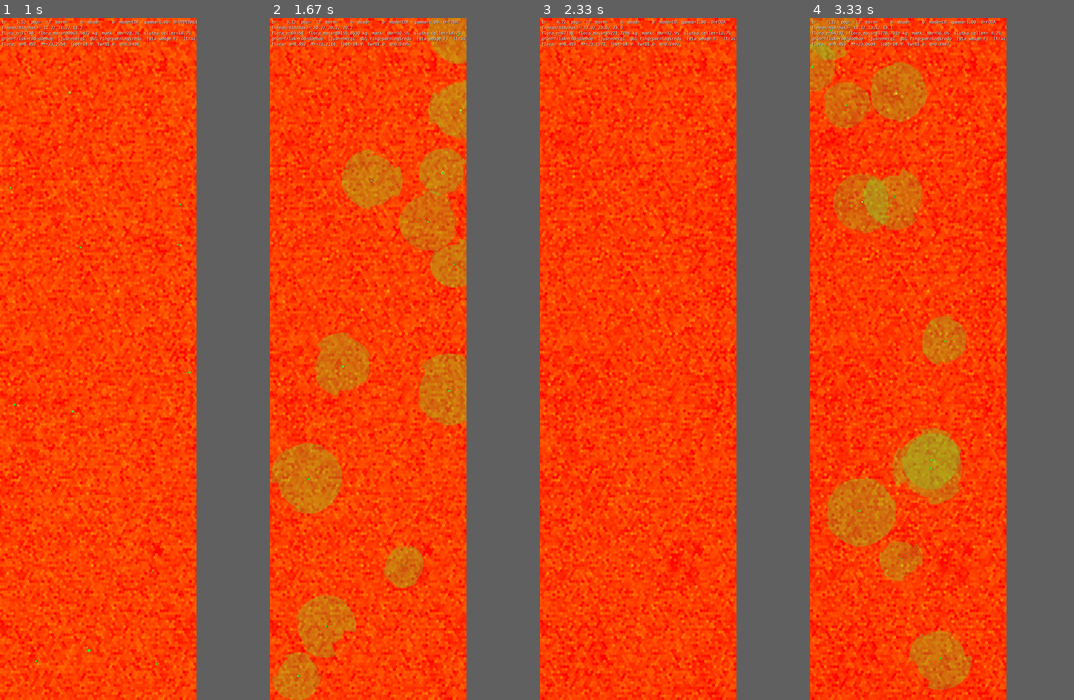
Above: before the commit, frames 1-4 (left to right).
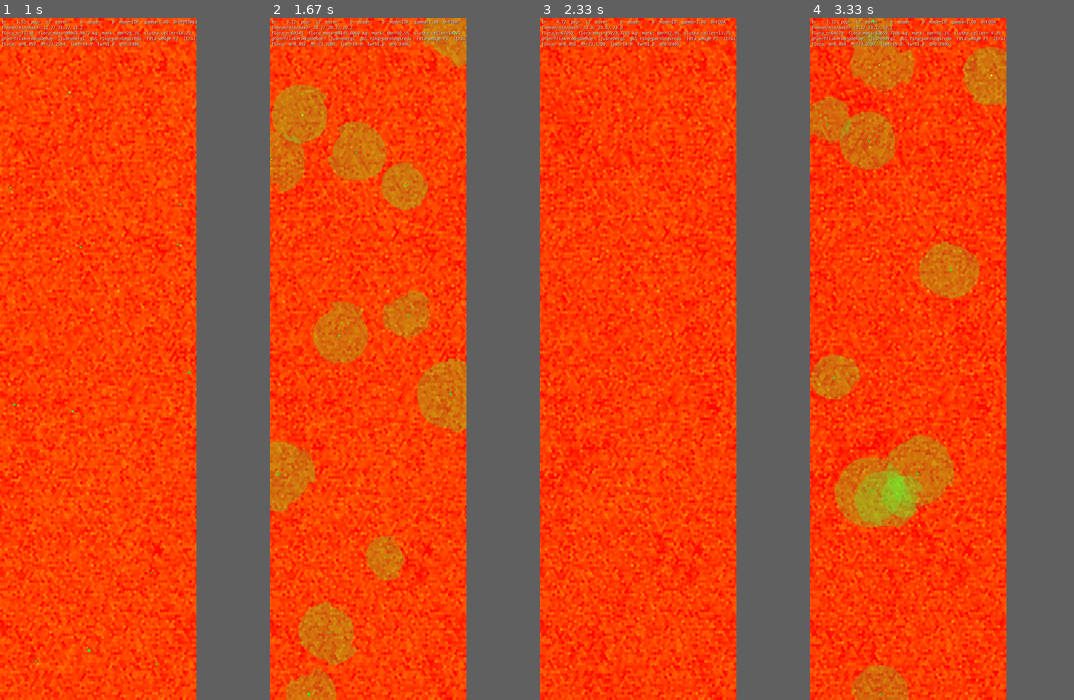
Above: after the commit, the same moments.

Repository: JoakimStorck/nep-process
Game: pygame game, started from nep_gui_launcher.py
The game is run twice, just before and just after one commit, with the same random seed, the same clock (stepped at 60 frames per second) and the same inputs.
Inputs (mouse positions are in pixels of both pictures, inside the frame that each line leads up to):
- Up to frame 1 (1 s): click "START" at 0.38 s; hold D from 0.67 s (still down); move the mouse to (145, 461) at 0.7 s
- Up to frame 2 (1.67 s): release D at 1.13 s; hold W 1.17-1.47 s; move the mouse to (436, 440) at 1.2 s; tap Space at 1.23, 1.57 s; hold D from 1.5 s (still down); move the mouse to (296, 372) at 1.53 s
- Up to frame 3 (2.33 s): tap Space at 1.87, 2.07 s; release D at 1.97 s; hold A from 2 s (still down); move the mouse to (600, 113) at 2.03 s; tap 1 at 2.15 s
- Up to frame 4 (3.33 s): tap Space at 2.37, 2.63, 2.93, 3.07 s; release A at 2.53 s; hold A 2.57-2.97 s; move the mouse to (960, 365) at 2.6 s; hold W from 3 s (still down); move the mouse to (931, 338) at 3.03 s

Frame 1 is identical in both runs. In frame 2, 16% of the frame differs, in the area x 0-75%, y 0-100%; in frame 3, 3.9%; in frame 4, 26%.

Commit message:
0178: avsvalningen härleds, och partnerns spärr tas bort
`repro_cooldown_s = 8,0` månader bar tre olika storheter:

  ålder vid könsmognad, satt på den nyfödda. Den band mot `A_mature`, som
  spänner 5–20 månader, så den nedre delen av den ärftliga mognadsaxeln var död
  — arton procent bar ett värde under åtta och mognade vid åtta ändå.

  intervall mellan kullar, satt på den dräktiga föräldern vid födsel.

  återhämtning efter parning, satt på den andra föräldern.

Dräktigheten är redan härledd, `child_M / gestation_growth_kg_per_s`, så
avsvalningen behöver ingen egen tidsskala. Den blir dräktighet plus laktation,
med laktationen som en multipel av dräktigheten (`lactation_k = 1,0`).

    child_M      dräktighet   avsvalning    (var 8,00 för alla)
    0,16 kg          1,88        3,76
    0,28 kg          3,29        6,59
    0,40 kg          4,71        9,41

Avsvalningen blir därmed en funktion av ungens storlek, som är ärftlig: vid
child_M = 0,40 är den längre än den gamla konstanten. `child_M` går från ren
kostnad till axel med två sidor. Nyfödda får ingen avsvalning alls; `A_mature`
är ensam mognadsgrind.

Partnerns avsvalning togs bort helt, och det var den tyngsta ändringen. Den bär
inget foster och ammar inte; dess kostnad är energin — fem procent av energitaket
— och den är redan tagen. Följden var värre än den såg ut: parning kräver att två
samtidigt är klara, så att låsa båda parterna kvadrerar effekten.

Uppmätt i liten6, 400 tick, tre frön:

                            bestånd      födslar   parningar
    0177                    42 39 38      8  3  3   8  3  5
    0178 med partnerlås     38 43 39      7  5  4   9  6  4
    0178 utan partnerlås    49 45 45     14  8 10  15  9 10

Födslarna mer än fördubblades och beståndet växte över utgångsläget i samtliga
frön. Kvoten födslar mot dödsfall gick från omkring 0,3 till över 2.

En ny väg ut har öppnats och ska mätas. Bäraren väljs på massa — den tyngre bär
— vilket är rimligt utan kön men blir en strategi när partnern inte låses: ett
djur som håller sig lätt hamnar alltid i partnerrollen, för sina gener vidare för
fem procent av energitaket, och blir aldrig dräktigt. Selektionen mot `M_target`
är något att mäta. Ett villkor som beror på kondition i stället för på ärftlig
massa skulle stänga vägen; det är ett eget beslut.

Fönstret är fortfarande två till tre kullar per liv à en unge.

Diff:
--- a/agent.py
+++ b/agent.py
@@ -590,7 +590,38 @@
     # ------------------------
     # Reproduction (Population)
     # ------------------------
+    # **Avsvalningen härleds nu; se `Population._avsvalning`.** Konstanten är
+    # kvar bara som golv och som av-brytare för scenarier som vill låsa den.
+    #
+    # Den var 8,0 månader — 244 dygn — och bar **tre olika storheter**:
+    #
+    #   *ålder vid könsmognad*, satt på den nyfödda. Den band mot `A_mature`,
+    #   som spänner 5–20 månader, så **hela den nedre halvan av den ärftliga
+    #   mognadsaxeln var död**: ett genotypiskt värde på 5 gav mognad vid 8 ändå.
+    #
+    #   *intervall mellan kullar*, satt på den dräktiga föräldern vid födsel.
+    #   Dräktighet plus laktation för en tvåkilos kropp är två till tre månader,
+    #   inte åtta.
+    #
+    #   *återhämtning efter parning*, satt på den andra föräldern. Åtta månader
+    #   för en part som inte bär fostret har ingen fysiologisk motsvarighet.
+    #
+    # Följden var ett demografiskt tak: med en livslängd på trettio månader och
+    # mognad vid åtta blev fönstret 10–25 reproduktiva månader, alltså **en till
+    # tre kullar per liv à en unge**. Uppmätt uppnåddes 0,25 avkommor per
+    # individ mot 1,0 som krävs för att hålla ett bestånd — tre fjärdedelar
+    # förlorade per generation, i varje version vi kört.
     repro_cooldown_s: float = 8.0
+
+    # Laktationens längd som multipel av dräktighetens. För små däggdjur ligger
+    # de två i samma storleksordning; 1,0 är den utgångspunkten.
+    #
+    # Dräktigheten är redan en härledd storhet i modellen —
+    # `child_M / gestation_growth_kg_per_s` — så avsvalningen behöver ingen egen
+    # tidsskala. Den blir en följd av hur stor unge föräldern bygger, vilket är
+    # ärftligt via `child_M`, och därmed en verklig avvägning: en större unge
+    # kostar inte bara massa utan också tid.
+    lactation_k: float = 1.0
 
     # **Motivationens tidskonstant, i månader.** Skild från avsvalningstiden
     # ovan, som den tidigare lånade.
--- a/population.py
+++ b/population.py
@@ -1085,6 +1085,27 @@
         d = 2.0 * math.pi * (frac - 0.25 - _bp)
         return math.exp(k * (math.cos(d) - 1.0)) >= 0.5
 
+    def _avsvalning(self, ag) -> float:
+        """
+        Avsvalningstiden i månader: dräktighet plus laktation.
+
+        Dräktigheten är redan härledd — `child_M / gestation_growth_kg_per_s` —
+        så tiden behöver ingen egen konstant. Laktationen läggs till som en
+        multipel av dräktigheten; se `AgentParams.lactation_k`.
+
+        Det gör avsvalningen till en **följd av ungens storlek**, som är
+        ärftlig. En förälder som bygger en stor unge betalar inte bara i massa
+        utan också i tid, och det är den avvägningen som gör `child_M` till en
+        verklig axel i stället för en ren kostnad.
+
+        Se `AgentParams.repro_cooldown_s` för de tre storheter det gamla talet
+        bar och varför de skiljs åt.
+        """
+        cm = max(1e-6, float(getattr(ag.pheno, "child_M", 0.2)))
+        rate = max(1e-9, float(ag.AP.gestation_growth_kg_per_s))
+        drakt = cm / rate
+        return float(drakt * (1.0 + max(0.0, float(ag.AP.lactation_k))))
+
     def _mating_mode_slot(self, slot: int) -> bool:
         """
         Mjuk store-baserad signal för mating-orienterat beteende.
@@ -1199,7 +1220,10 @@
         self.store.age[store_slot] = np.float32(0.0)
         self._slot_to_agent[int(store_slot)] = child
 
-        self.store.repro_cd[store_slot] = np.float32(float(self.AP.repro_cooldown_s))
+        # **Ingen avsvalning på en nyfödd.** Mognaden är `A_mature`, en ärftlig
+        # egenskap som spänner 5–20 månader; en avsvalning på 8 band mot den och
+        # dödade axelns nedre halva. Se `AgentParams.repro_cooldown_s`.
+        self.store.repro_cd[store_slot] = np.float32(0.0)
         self.store.gestating[store_slot] = False
         self.store.gest_M[store_slot] = np.float32(0.0)
         self.store.gest_E_J[store_slot] = np.float32(0.0)
@@ -1263,6 +1287,17 @@
             if self.rng.random() > compat:
                 return
 
+        # Den tyngre bär fostret. Regeln är rimlig i en modell utan kön — den
+        # som bäst orkar bära gör det — men den blir **en väg ut ur
+        # reproduktionens kostnad** nu när partnern inte längre låses: ett djur
+        # som håller sig lätt hamnar alltid i partnerrollen, för sina gener
+        # vidare för priset av fem procent av energitaket, och blir aldrig
+        # dräktigt.
+        #
+        # Selektionen mot `M_target` är därmed något att mäta och inte att anta.
+        # Ett villkor som beror på **kondition** i stället för på ärftlig massa
+        # skulle stänga vägen, eftersom kondition fluktuerar och inte går att
+        # ärva sig fri från. Se `TODO.md`.
         if best.body.M > agent.body.M:
             bearer, partner = best, agent
         else:
@@ -1277,12 +1312,20 @@
         if b_slot >= 0:
             self._write_gestation_to_store(b_slot, bearer)
 
+        # **Partnern får ingen avsvalning.** Den bär inget foster och ammar
+        # inte, så det finns ingen fysiologisk motsvarighet till en spärr på
+        # månader — den som inte är dräktig kan para sig igen så snart den vill.
+        # Dess kostnad är energin nedan, och den är redan tagen.
+        #
+        # Den låg tidigare på åtta månader, alltså samma tal som den dräktiga
+        # förälderns. Följden var att **båda parterna låstes ute** vid varje
+        # parning, och eftersom parningen kräver att två samtidigt är klara
+        # kvadrerades effekten på hur ofta det kan ske.
         mating_cost = 0.05 * partner.body.E_cap()
         partner.pay_repro_cost(mating_cost)
 
         if p_slot >= 0:
             self._write_body_surface_to_store(p_slot, partner)
-            store.repro_cd[p_slot] = np.float32(float(self.AP.repro_cooldown_s))
 
     def _try_birth(self, parent: Agent, ctx: StepCtx) -> Optional[Agent]:
         if not parent.body.alive:
@@ -1363,7 +1406,7 @@
         self._flush_body_outputs(parent)
         self._flush_body_outputs(child)
 
-        store.repro_cd[p_slot] = np.float32(float(self.AP.repro_cooldown_s))
+        store.repro_cd[p_slot] = np.float32(self._avsvalning(parent))
         return child
 
 
@@ -1745,9 +1788,11 @@
             a.body.scale_energy(self.rng.uniform(0.4, 0.95))
             a.body.clamp_energy_to_cap()
 
-            # Cooldown: spridd
+            # Cooldown: spridd över grundarnas egen avsvalning, så att
+            # beredskapen inte är synkron vid tick 0. Talet följer nu individens
+            # `child_M`; se `_avsvalning`.
             init_repro_cd = float(
-                self.rng.uniform(0.0, float(self.AP.repro_cooldown_s)))
+                self.rng.uniform(0.0, self._avsvalning(a)))
 
             # allocate slot in bank and write genome params once
             key = (tuple(g.layer_sizes), str(g.act))
Not shown, changed: TODO.md
